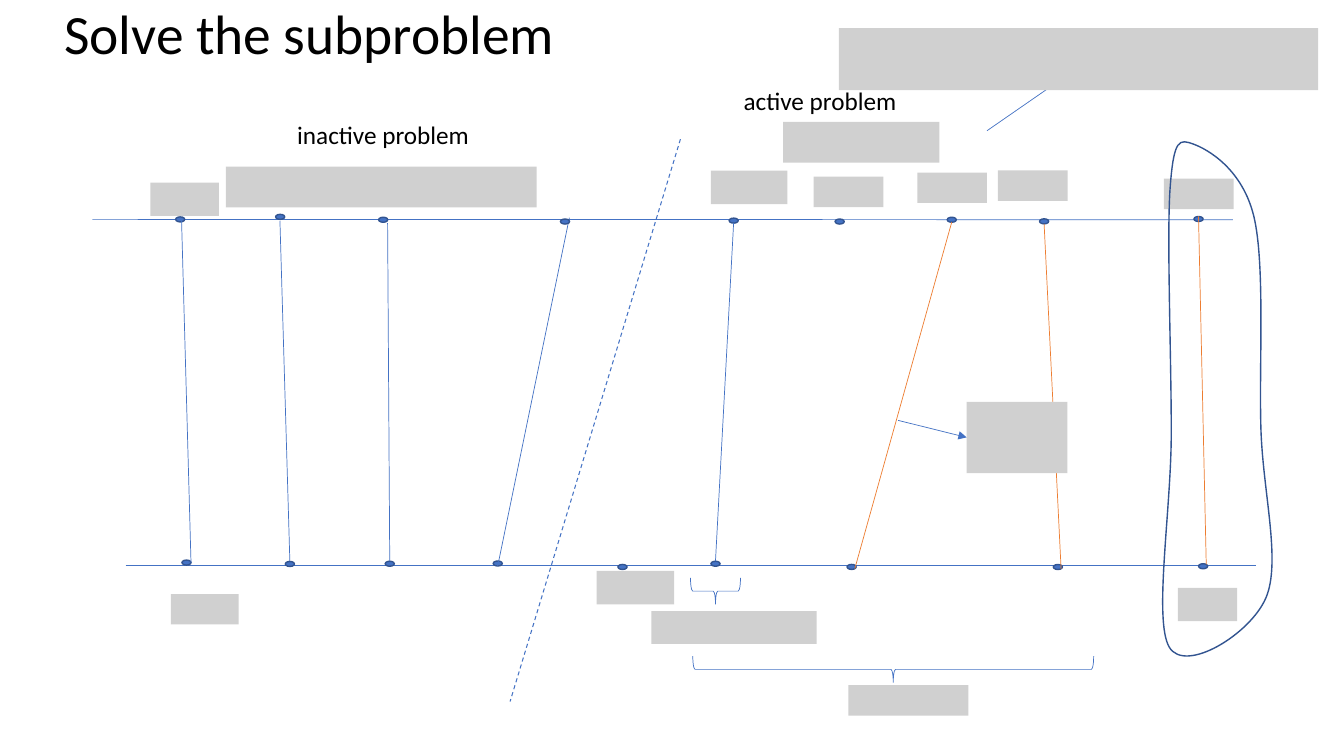
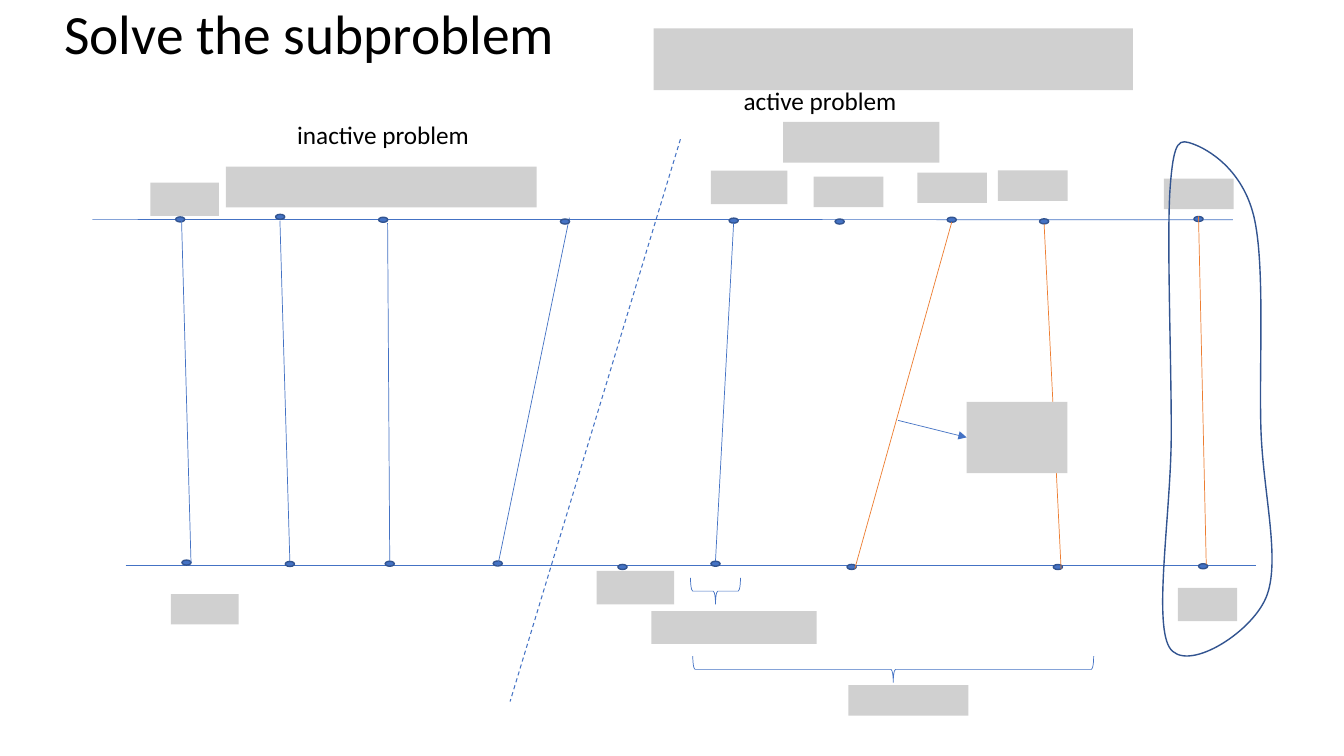
Before and after one commit to yikun-baio/sliced_opt, a slide deck: slide 43 of Sliced Optimal Partial Transport/report/OPT_Yikun.pptx (slide 41 before the commit). Drawn at 1344x756 pixels with LibreOffice and Linux fonts; fonts in the diff are those of the drawing; grey boxes stand for pictures. Boxes give left, top, right and bottom in pixels: in the first picture for what was removed or moved away, otherwise in the second. Text is boxed around its words. In the diff, an @@ line names an element or a change of style, - is before the commit and + after.

```diff
--- a/Sliced Optimal Partial Transport/report/OPT_Yikun.pptx
+++ b/Sliced Optimal Partial Transport/report/OPT_Yikun.pptx
@@ picture: place and size @@
-picture at bbox=[839, 28, 1318, 90]
+picture at bbox=[653, 28, 1132, 90]
@@ arrow removed from (987, 131) to (1058, 82) @@
```
Also in this commit, not shown: 3 other slides changed, 5 slides added, 1 slide removed, 32 other files.
